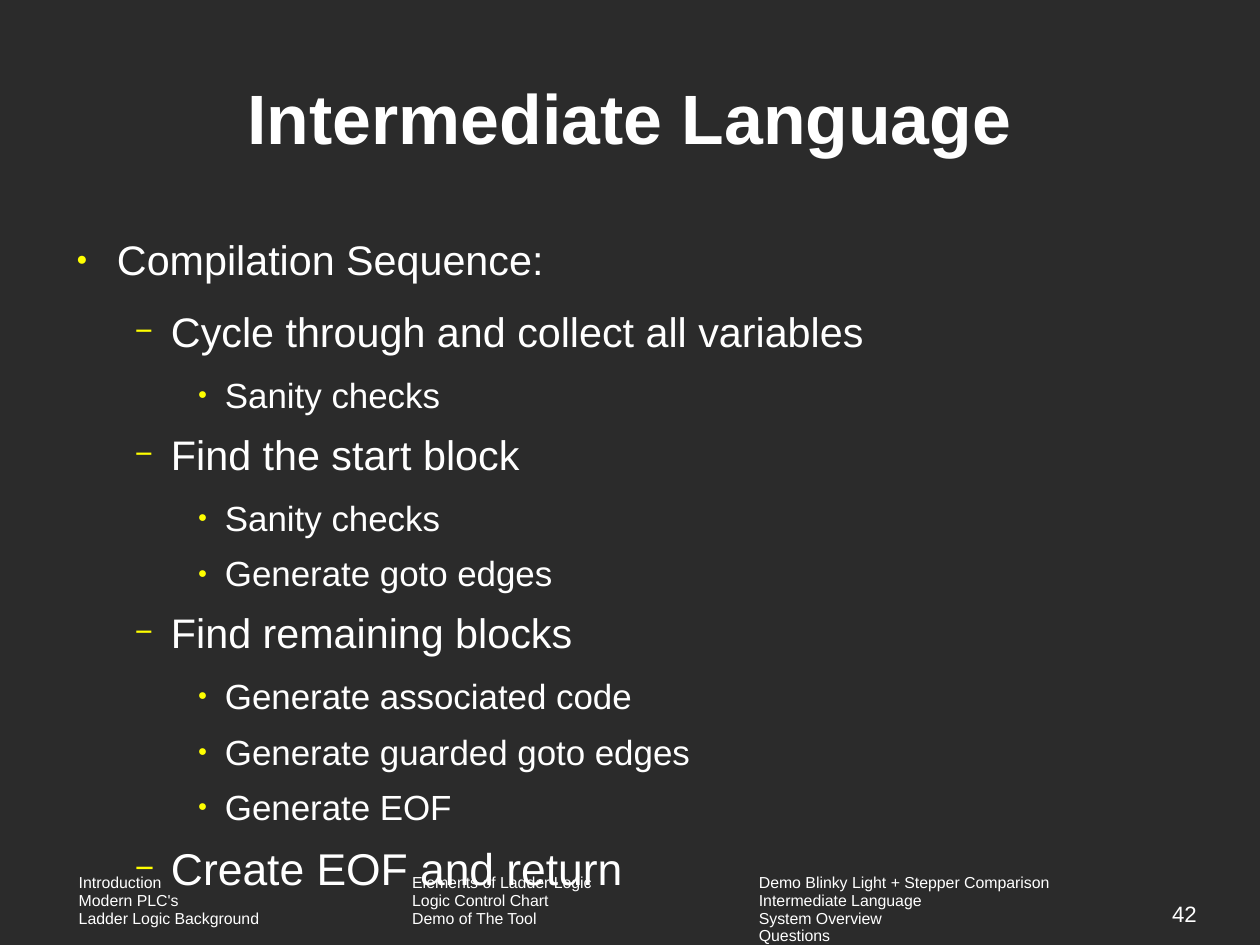
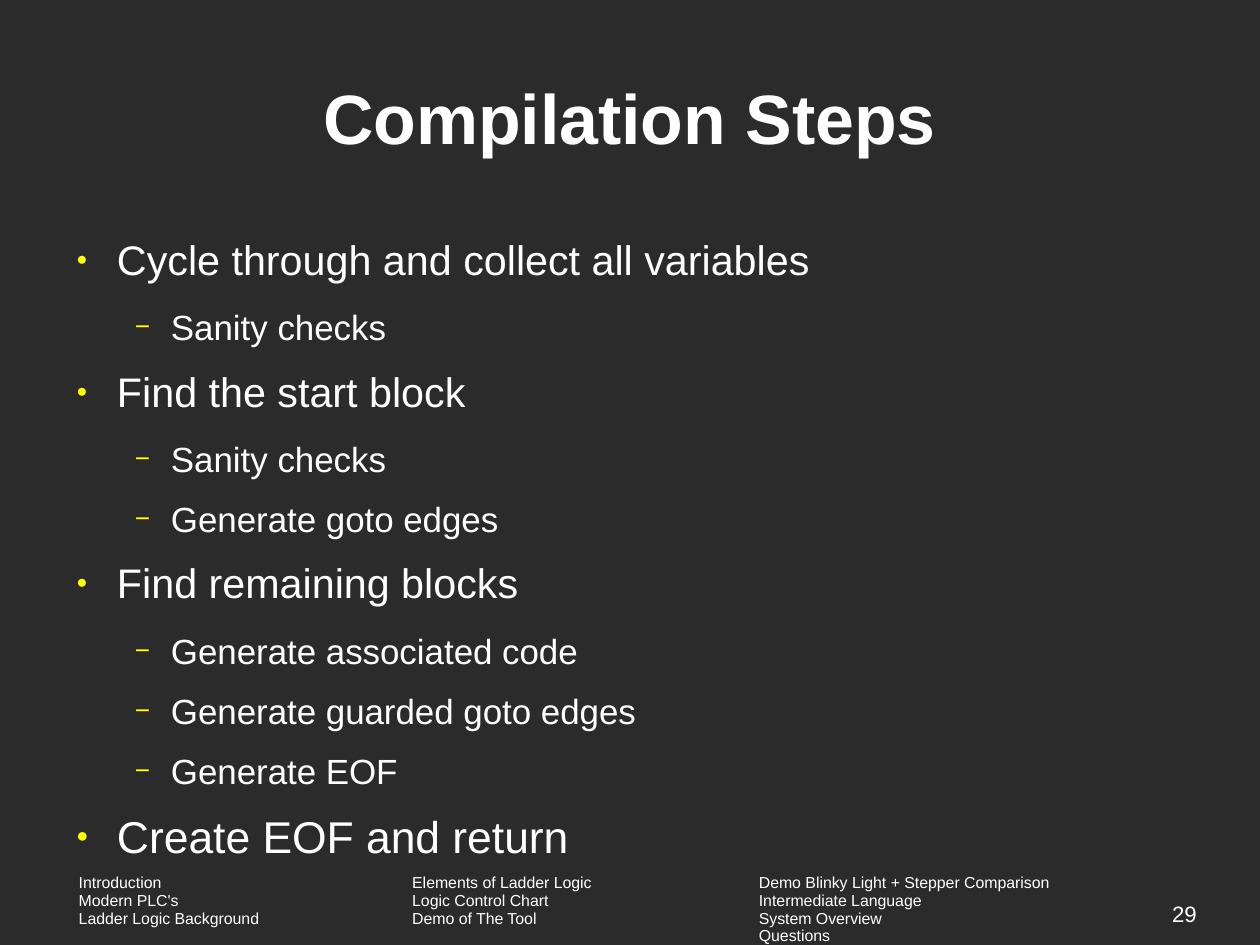
Before and after one commit to vortex-5/plcthesis, a slide deck: slide 29 of presentation/defense.odp (slide 42 before the commit). Drawn at 1260x945 pixels with LibreOffice and Linux fonts; fonts in the diff are those of the drawing; background and template pictures are left out; a plain dark background stands for a picture behind light text. Boxes give left, top, right and bottom in pixels: in the first picture for what was removed or moved away, otherwise in the second. Text is boxed around its words. In the diff, an @@ line names an element or a change of style, - is before the commit and + after.

```diff
--- a/presentation/defense.odp
+++ b/presentation/defense.odp
@@ title at [323, 93, 936, 157]: text changed @@
-Intermediate Language
+Compilation Steps
@@ text "Cycle through and collect all ..." at [117, 245, 809, 854]: bullet − to ●; list level 2 to 1 in "Cycle through and collect all ..."; bullet ● to −; list level 3 to 2 in "Sanity checks"; list level 2 to 1 in "Find the start block"; list level 3 to 2 in "Generate goto edges"; list level 2 to 1 in "Find remaining blocks"; list level 3 to 2 in "Generate associated code"; list level 3 to 2 in "Generate guarded goto edges"; list level 3 to 2 in "Generate EOF"; list level 2 to 1 in "Create EOF and return" @@
@@ text at [117, 245, 543, 283]: paragraph removed @@
-● Compilation Sequence:
@@ page number at [1172, 906, 1197, 922]: text changed @@
-42
+29
```
Also in this commit, not shown: 4 other slides changed, 16 slides added, 29 slides removed, 24 other files.
